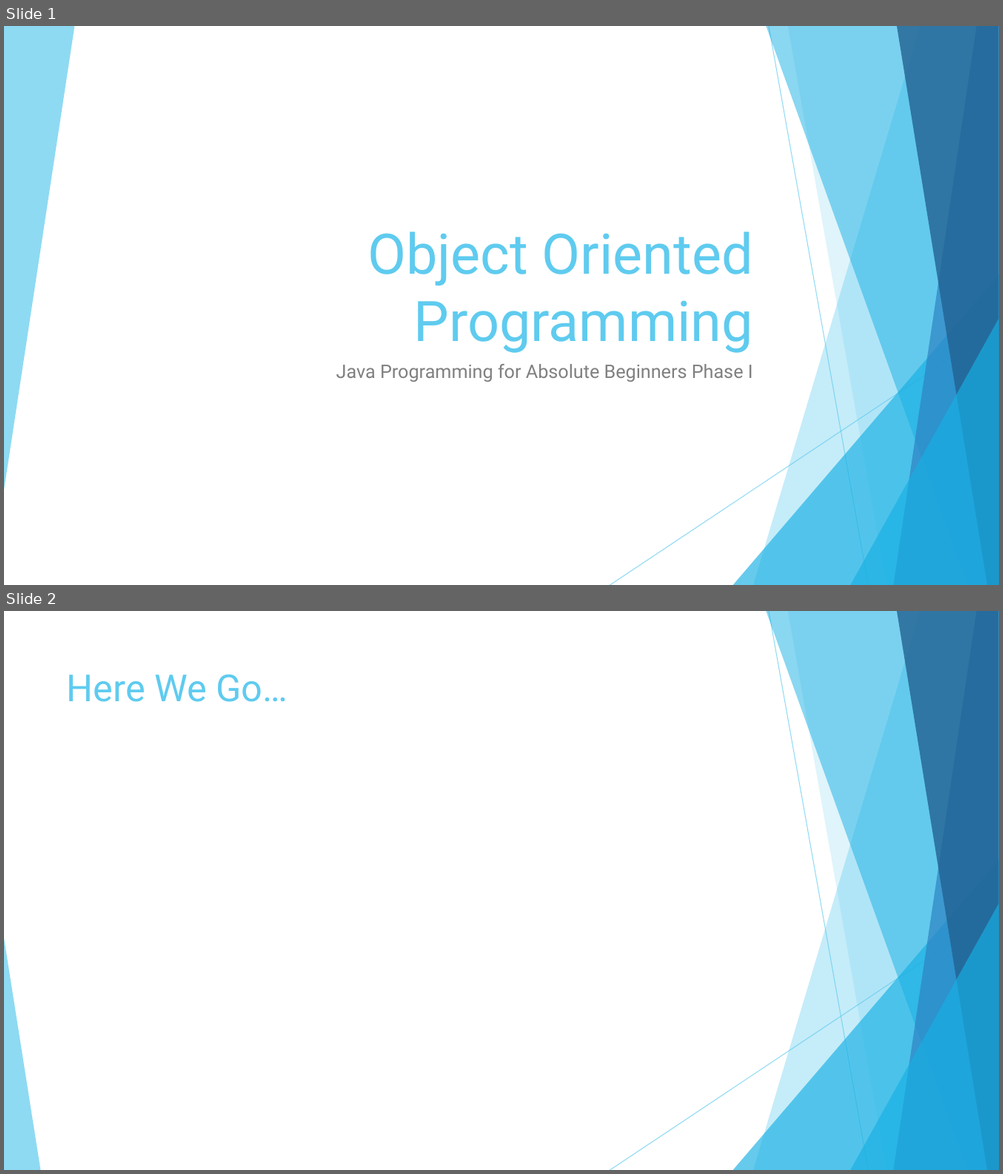
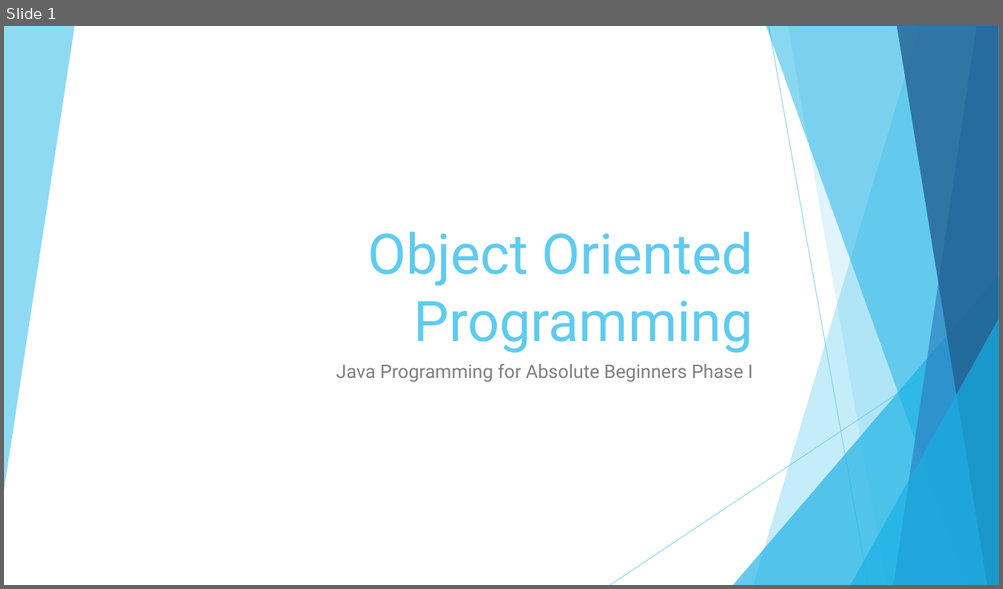
Before and after one commit to JoseRivas1998/Java-Game-Development-For-Absolute-Beginners, a slide deck: Slides/Lesson1.4.pptx. Shown one above the other, each under a label of ours: slides 1 and 2 before the commit, slide 1 after it. The pictures are 1003x1174 and 1003x589 pixels, drawn with LibreOffice and Linux fonts; fonts in the diff are those of the drawing. Boxes give left, top, right and bottom in pixels: in the first picture for what was removed or moved away, otherwise in the second. Text is boxed around its words. In the diff, an @@ line names an element or a change of style, - is before the commit and + after.

```diff
--- a/Slides/Lesson1.4.pptx
+++ b/Slides/Lesson1.4.pptx
@@ slide 2 removed at [4,611,999,1170], background #FFFFFF; not listed: 9 template elements that a slide beside it also shows @@
@@ title removed at [67,674,287,702] @@
-Here We Go…
@@ triangle removed at [4,939,40,1170] @@
```
Also in this commit, not shown: 6 slides added, 2 other files.
